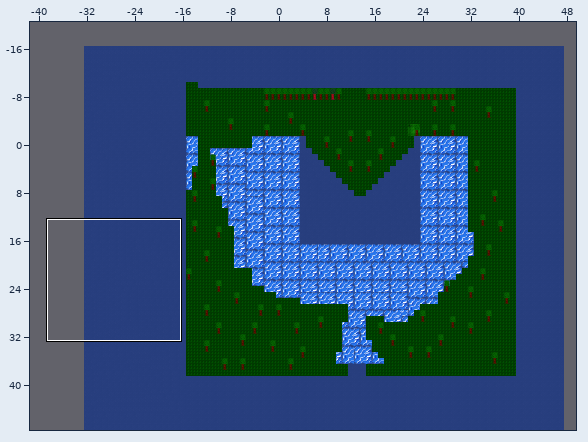
One commit to this Tiled map: android/assets/Mistified.tmx. The first picture is a wide view before the edit; the outline marks the close-up.
Close-up. Before the edit:
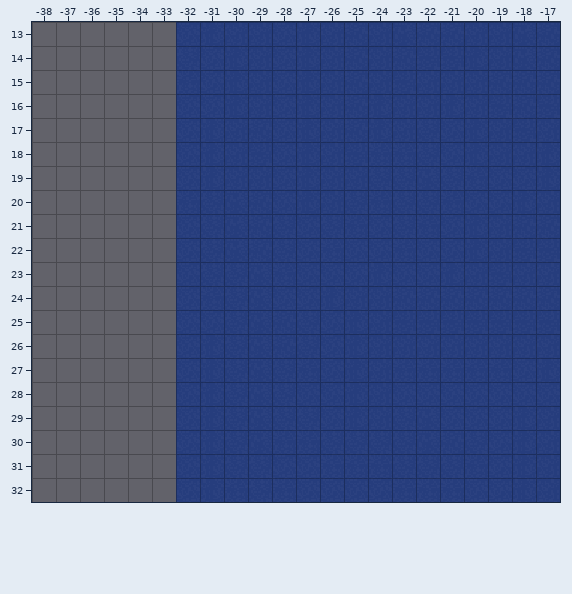
Cells are 16x16 px. Shown: x -38..-17, y 13..32. The commit also changed other parts of the map, which this record leaves out.
The same view after the edit:
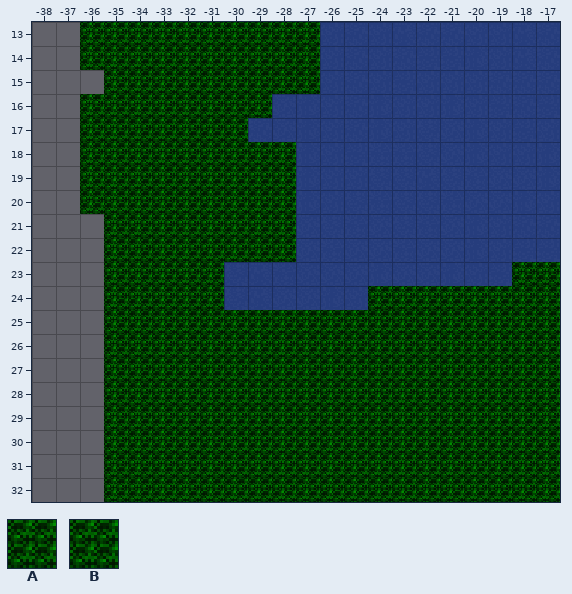
Key: from "Mistified": A 40, B 41.
_ is an empty cell.
What changed:
Layer "WalkLayer":
y 13: x -36..-27 __________ -> AABABABBAB
y 14: x -36..-27 __________ -> BAABBABBAA
y 15: x -35..-27 _________ -> BABBAABBA
y 16: x -36..-29 ________ -> ABAABBBA
y 17: x -36..-30 _______ -> BABABBA
y 18: x -36..-28 _________ -> BAABAABBB
y 19: x -36..-28 _________ -> BABBBBAAA
y 20: x -36..-28 _________ -> BAABBAABA
y 21: x -35..-28 ________ -> BABBBABA
y 22: x -35..-28 ________ -> BABBABBA
y 23: x -35..-31 _____ -> BABBA; x -18..-17 __ -> AB
y 24: x -35..-31 _____ -> BABBA; x -24..-17 ________ -> AAAABBBB
y 25: x -35..-17 ___________________ -> BABBABBBBBBBBBAABAA
y 26: x -35..-17 ___________________ -> BABBAABAAAAAABBBBBA
y 27: x -35..-17 ___________________ -> BABBBAABBBBBAAAAAAA
y 28: x -35..-17 ___________________ -> BABBAAAAAABBBBBBBBB
y 29: x -35..-17 ___________________ -> BABABBABBAAAAABBBBB
y 30: x -35..-17 ___________________ -> BABBABBBABBBBBBBBBA
y 31: x -35..-17 ___________________ -> BAABAAAAAAAAAAAAAAB
y 32: x -35..-17 ___________________ -> BBAABAAAAAAAAAAABAA
